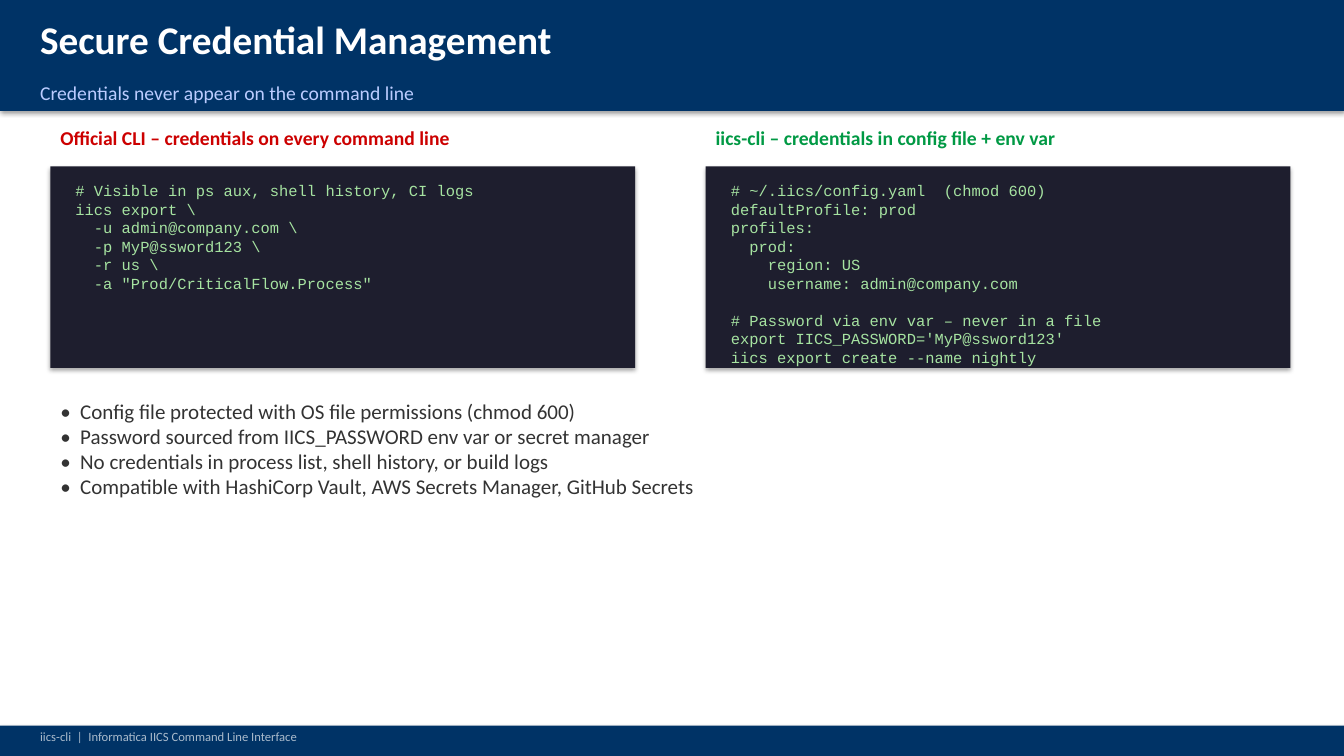
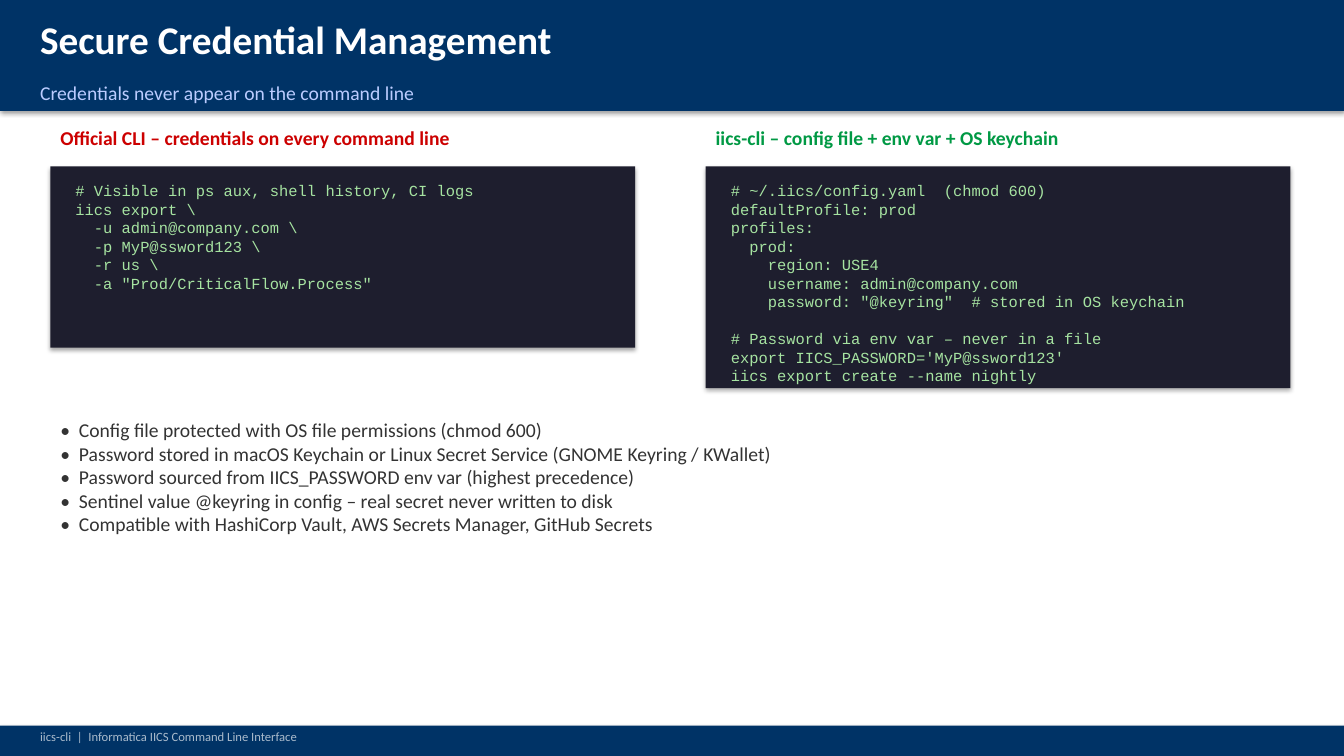
Before and after one commit to jbrazda/iics-cli, a slide deck: slide 6 of docs/documentation/iics-cli-presentation.pptx. Drawn at 1344x756 pixels with LibreOffice and Linux fonts; fonts in the diff are those of the drawing. Boxes give left, top, right and bottom in pixels: in the first picture for what was removed or moved away, otherwise in the second. Text is boxed around its words. In the diff, an @@ line names an element or a change of style, - is before the commit and + after.

```diff
--- a/docs/documentation/iics-cli-presentation.pptx
+++ b/docs/documentation/iics-cli-presentation.pptx
@@ text at (716,131,1058,149): text changed @@
-iics-cli – credentials in config file + env var
+iics-cli – config file + env var + OS keychain
@@ rectangle: place and size @@
-rectangle at (50,166,635,368)
+rectangle at (50,166,635,348)
@@ rectangle: place and size @@
-rectangle at (706,166,1291,368)
+rectangle at (706,166,1291,388)
@@ text at (731,185,1185,384): text changed @@
-# ~/.iics/config.yaml (chmod 600)
-defaultProfile: prod
-profiles:
-prod:
-region: US
-username: admin@company.com
-# Password via env var – never in a file
-export IICS_PASSWORD='MyP@ssword123'
-iics export create --name nightly
+# ~/.iics/config.yaml (chmod 600)
+defaultProfile: prod
+profiles:
+prod:
+region: USE4
+username: admin@company.com
+password: "@keyring" # stored in OS keychain
+# Password via env var – never in a file
+export IICS_PASSWORD='MyP@ssword123'
+iics export create --name nightly
@@ text "• Config file protected with ...": place and size @@
-text "• Config file protected with ..." at (80,404,694,498)
+text "• Config file protected with ..." at (79,423,770,535)
@@ text at (79,447,770,512): text changed; size 15 to 14 pt @@
-• Password sourced from IICS_PASSWORD env var or secret manager
-• No credentials in process list, shell history, or build logs
+• Password stored in macOS Keychain or Linux Secret Service (GNOME Keyring / KWallet)
+• Password sourced from IICS_PASSWORD env var (highest precedence)
+• Sentinel value @keyring in config – real secret never written to disk
@@ text at (79,423,653,535): size 15 to 14 pt in "• Config file protected with OS file ...", "• Compatible with HashiCorp Vault, AWS Secrets ..." @@
```
Also in this commit, not shown: 13 other slides changed, 4 slides added, 1 other file.
